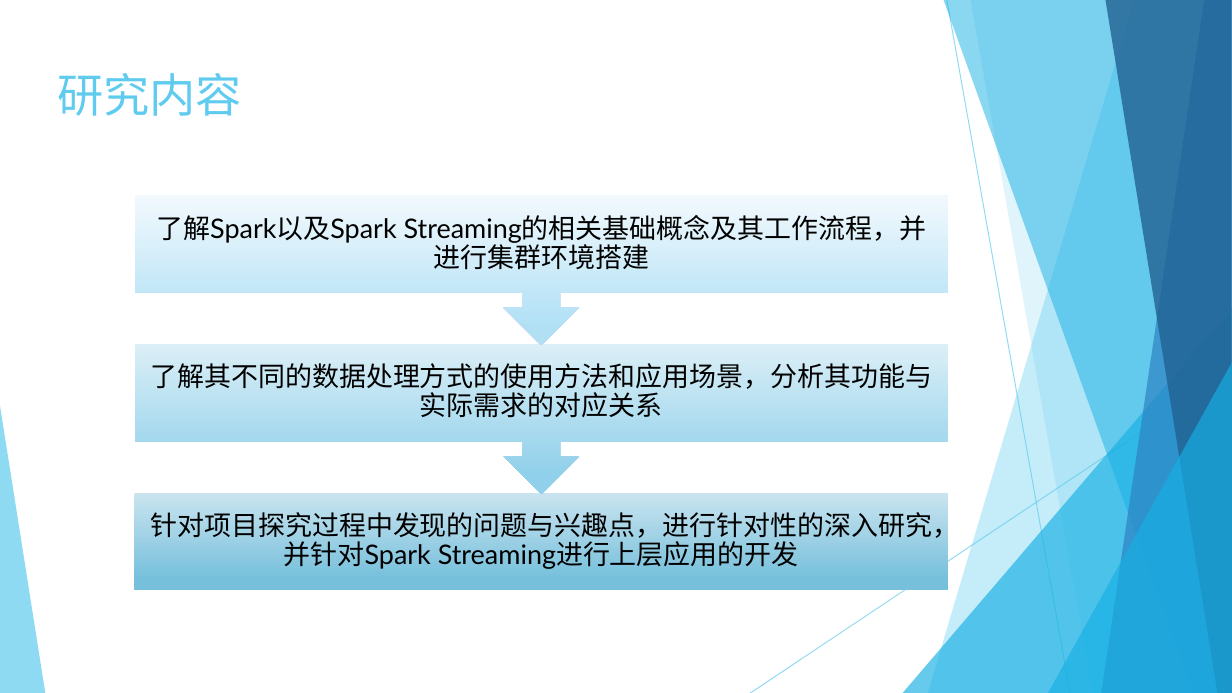
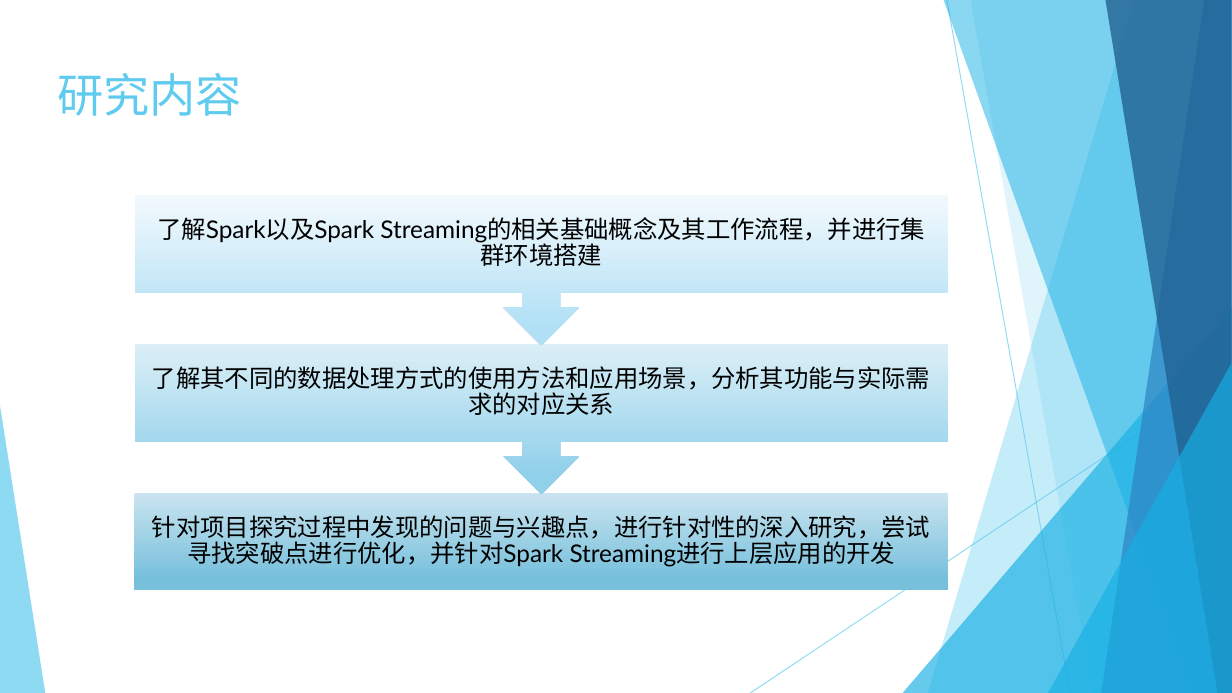
Before and after one commit to bhsei/17TeamF, a slide deck: slide 6 of 3.项目PPT/F-项目介绍-Spark-Streaming.pptx. Drawn at 1232x693 pixels with LibreOffice and Linux fonts; fonts in the diff are those of the drawing. Boxes give left, top, right and bottom in pixels: in the first picture for what was removed or moved away, otherwise in the second. Text is boxed around its words. In the diff, an @@ line names an element or a change of style, - is before the commit and + after.

Commit message:
项目介绍ppt更新
更新PPT

```diff
--- a/3.项目PPT/F-项目介绍-Spark-Streaming.pptx
+++ b/3.项目PPT/F-项目介绍-Spark-Streaming.pptx
@@ text "了解Spark以及Spark Streaming的相关基础概念及其工作流程，并进行集群环境搭建" at (157,217,925,266): size 21 to 19 pt @@
@@ text "了解其不同的数据处理方式的使用方法和应用场景，分析其功能与实际需求的对应关系" at (152,366,930,415): size 21 to 19 pt @@
@@ text at (152,515,930,567): text changed; size 21 to 19 pt @@
-针对项目探究过程中发现的问题与兴趣点，进行针对性的深入研究，并针对Spark Streaming进行上层应用的开发
+针对项目探究过程中发现的问题与兴趣点，进行针对性的深入研究，尝试寻找突破点进行优化，并针对Spark Streaming进行上层应用的开发
```
Also in this commit, not shown: 1 other slide changed.
